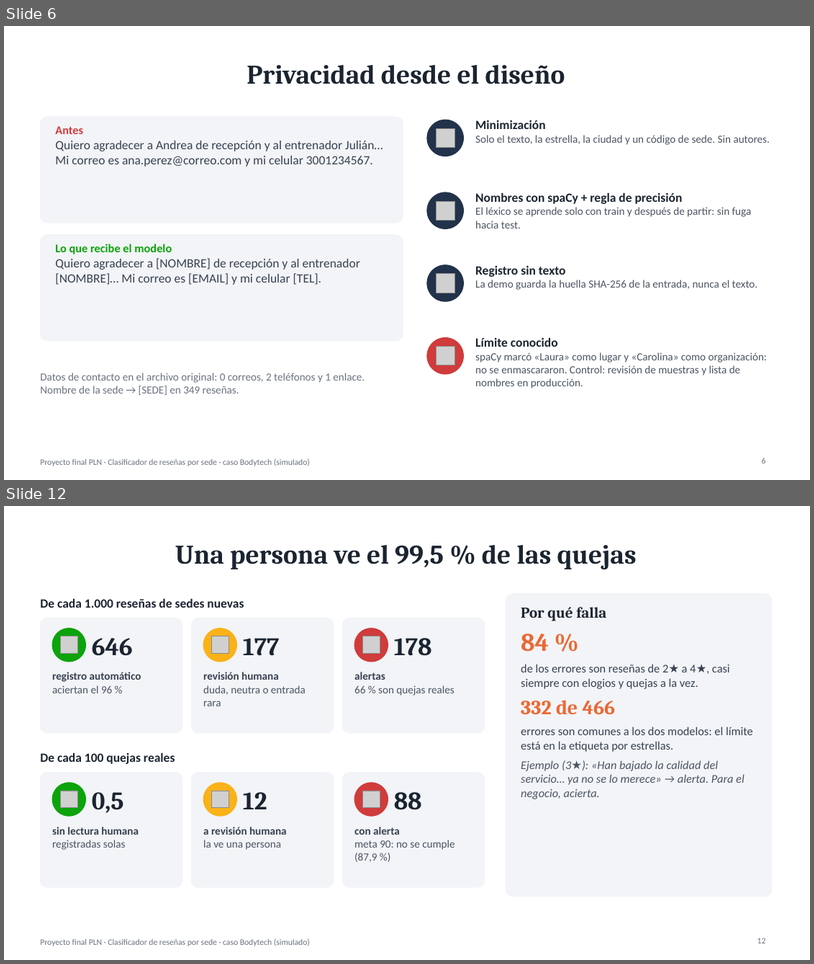
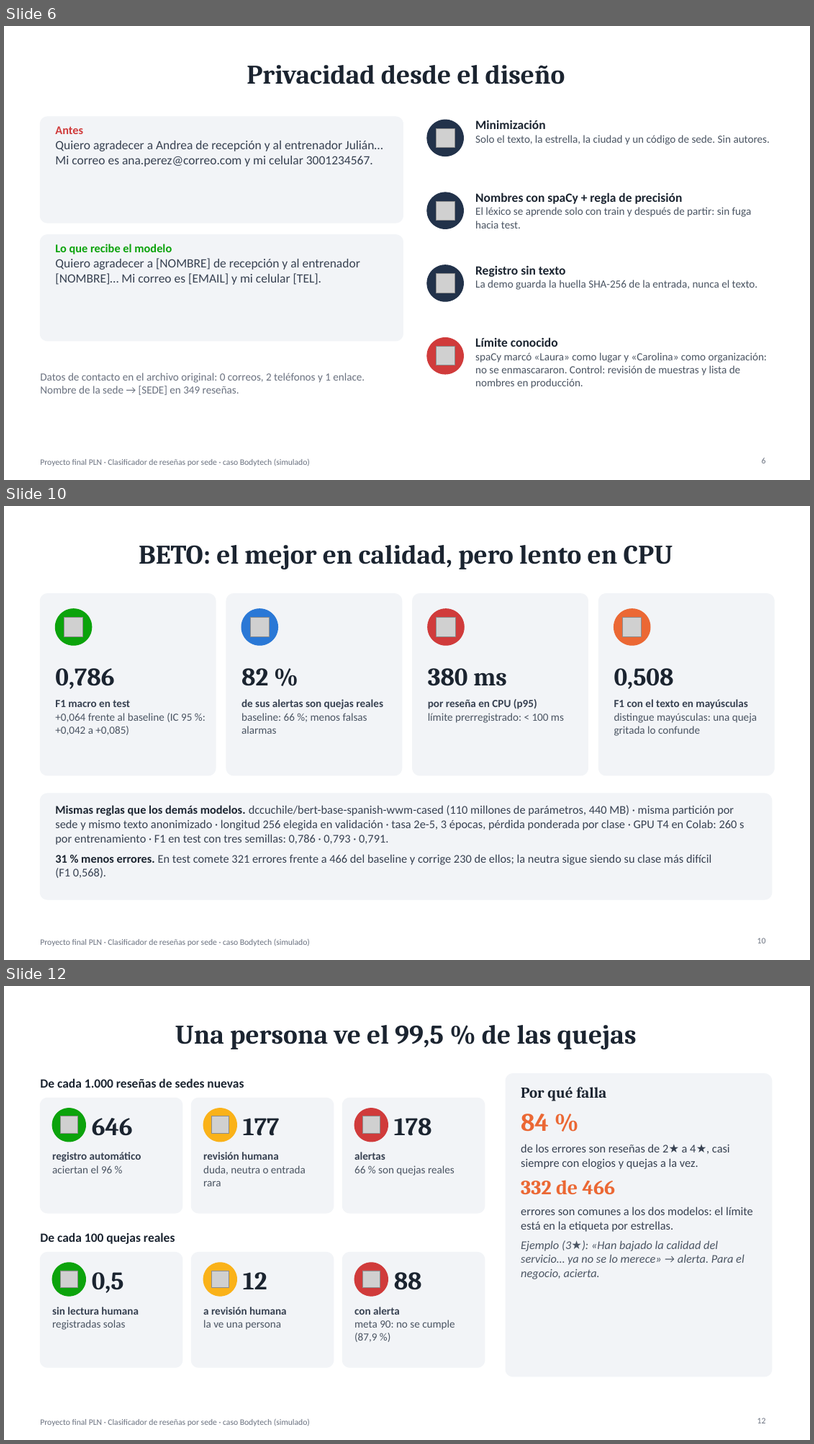
Before and after one commit to DavidVallejoV/proyecto-final-pln, a slide deck: docs/Presentacion_Proyecto_Final_PLN.pptx. Shown one above the other, each under a label of ours: slides 6 and 12 before the commit, slides 6, 10 and 12 after it; the slides between them are not shown. The pictures are 814x964 and 814x1444 pixels, drawn with LibreOffice and Linux fonts; fonts in the diff are those of the drawing; grey boxes stand for pictures. Boxes give left, top, right and bottom in pixels: in the first picture for what was removed or moved away, otherwise in the second. Text is boxed around its words. In the diff, an @@ line names an element or a change of style, - is before the commit and + after.

```diff
--- a/docs/Presentacion_Proyecto_Final_PLN.pptx
+++ b/docs/Presentacion_Proyecto_Final_PLN.pptx
@@ slide 10 added at (4,506,810,960), background #FFFFFF; not listed: 1 template element that a slide beside it also shows @@
@@ title added at (139,545,674,569), 32 pt, text #1B2430, bold @@
+BETO: el mejor en calidad, pero lento en CPU
@@ rounded rectangle added at (40,594,216,775), fill #F2F4F7, outline #F2F4F7 1 pt @@
@@ ellipse added at (55,609,92,645), fill #0CA30C, outline #0CA30C 1 pt @@
@@ rounded rectangle added at (226,594,402,775), fill #F2F4F7, outline #F2F4F7 1 pt @@
@@ ellipse added at (242,609,278,645), fill #2A78D6, outline #2A78D6 1 pt @@
@@ rounded rectangle added at (413,594,589,775), fill #F2F4F7, outline #F2F4F7 1 pt @@
@@ ellipse added at (428,609,464,645), fill #D03B3B, outline #D03B3B 1 pt @@
@@ rounded rectangle added at (599,594,774,775), fill #F2F4F7, outline #F2F4F7 1 pt @@
@@ ellipse added at (615,609,651,645), fill #EB6834, outline #EB6834 1 pt @@
@@ picture added at (64,618,82,636) @@
@@ picture added at (250,618,269,636) @@
@@ picture added at (437,618,455,636) @@
@@ picture added at (623,618,642,636) @@
@@ text added at (55,668,114,689), 30 pt, text #1B2430, bold @@
+0,786
@@ text added at (242,668,268,686), 30 pt, text #1B2430, bold @@
+82 %
@@ text added at (428,668,507,686), 30 pt, text #1B2430, bold @@
+380 ms
@@ text added at (615,668,674,689), 30 pt, text #1B2430, bold @@
+0,508
@@ text added at (55,700,192,735), 13 pt, text #4B5563 @@
+F1 macro en test
++0,064 frente al baseline (IC 95 %: +0,042 a +0,085)
@@ text added at (242,699,383,734), 13 pt, text #4B5563 @@
+de sus alertas son quejas reales
+baseline: 66 %; menos falsas alarmas
@@ text added at (428,699,564,723), 13 pt, text #4B5563 @@
+por reseña en CPU (p95)
+límite prerregistrado: < 100 ms
@@ text added at (615,699,757,736), 13 pt, text #4B5563 @@
+F1 con el texto en mayúsculas
+distingue mayúsculas: una queja gritada lo confunde
@@ rounded rectangle added at (40,793,772,899), fill #F2F4F7, outline #F2F4F7 1 pt @@
@@ text added at (55,805,744,878), 14 pt, text #374151 @@
+Mismas reglas que los demás modelos. dccuchile/bert-base-spanish-wwm-cased (110 millones de parámetros, 440 MB) · misma partición por sede y mismo texto anonimizado · longitud 256 elegida en validación · tasa 2e-5, 3 épocas, pérdida ponderada por clase · GPU T4 en Colab: 260 s por entrenamiento · F1 en test con tres semillas: 0,786 · 0,793 · 0,791.
+31 % menos errores. En test comete 321 errores frente a 466 del baseline y corrige 230 de ellos; la neutra sigue siendo su clase más difícil (F1 0,568).
@@ page number added at (758,937,766,943), 10 pt, text #6B7280 @@
+10
```
Also in this commit, not shown: 5 slides changed, 1 slide removed, 12 other files.
